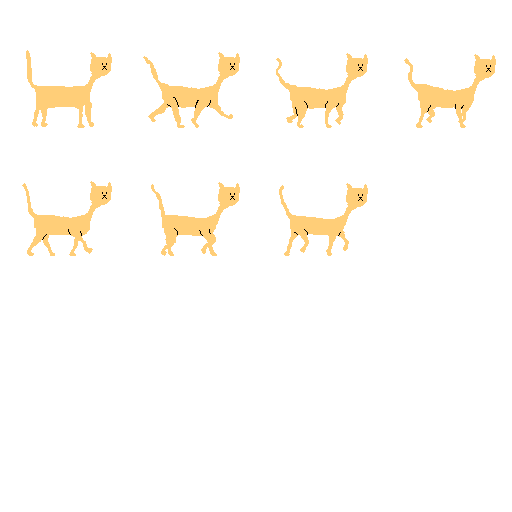
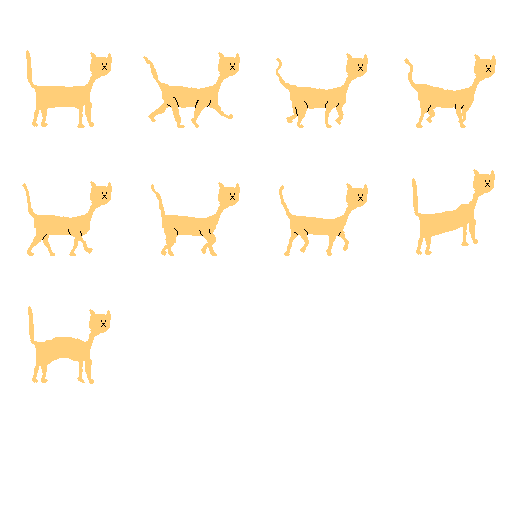
Layered file, before and after one edit (512×512). Changes by layer:
painted on "Hintergrund" over [28, 169, 495, 384]
